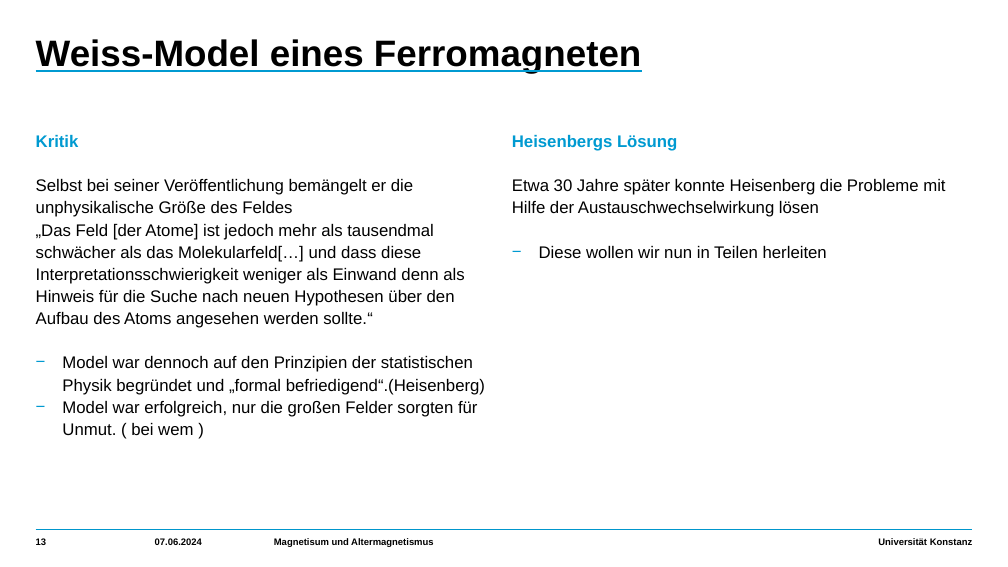
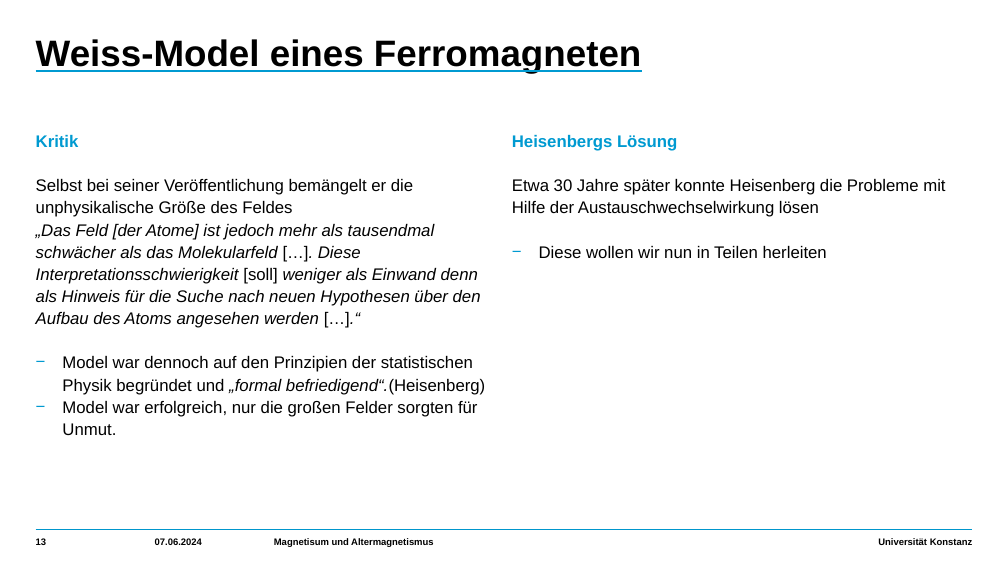
Before and after one commit to HolykingJulex/EstimateSeminar, a slide deck: slide 13 of Vortrag.pptx. Drawn at 1008x567 pixels with LibreOffice and Linux fonts; fonts in the diff are those of the drawing. Boxes give left, top, right and bottom in pixels: in the first picture for what was removed or moved away, otherwise in the second. Text is boxed around its words. In the diff, an @@ line names an element or a change of style, - is before the commit and + after.

```diff
--- a/Vortrag.pptx
+++ b/Vortrag.pptx
@@ text at (x1=36, y1=224, x2=481, y2=328): text changed; italic on @@
-  „Das Feld [der Atome] ist jedoch mehr als tausendmal schwächer als das Molekularfeld[…] und dass diese Interpretationsschwierigkeit weniger als Einwand denn als Hinweis für die Suche nach neuen Hypothesen über den Aufbau des Atoms angesehen werden sollte.“
+  „Das Feld [der Atome] ist jedoch mehr als tausendmal schwächer als das Molekularfeld […]. Diese Interpretationsschwierigkeit [soll] weniger als Einwand denn als Hinweis für die Suche nach neuen Hypothesen über den Aufbau des Atoms angesehen werden […].“
@@ text at (x1=62, y1=356, x2=485, y2=395): italic on in "„formal befriedigend“.(Heisenberg)" @@
@@ text at (x1=62, y1=401, x2=478, y2=435): text changed @@
-    − Model war erfolgreich, nur die großen Felder sorgten für Unmut. ( bei wem )
+    − Model war erfolgreich, nur die großen Felder sorgten für Unmut.
```
Also in this commit, not shown: 7 other slides changed, 1 slide added, 2 other files.
